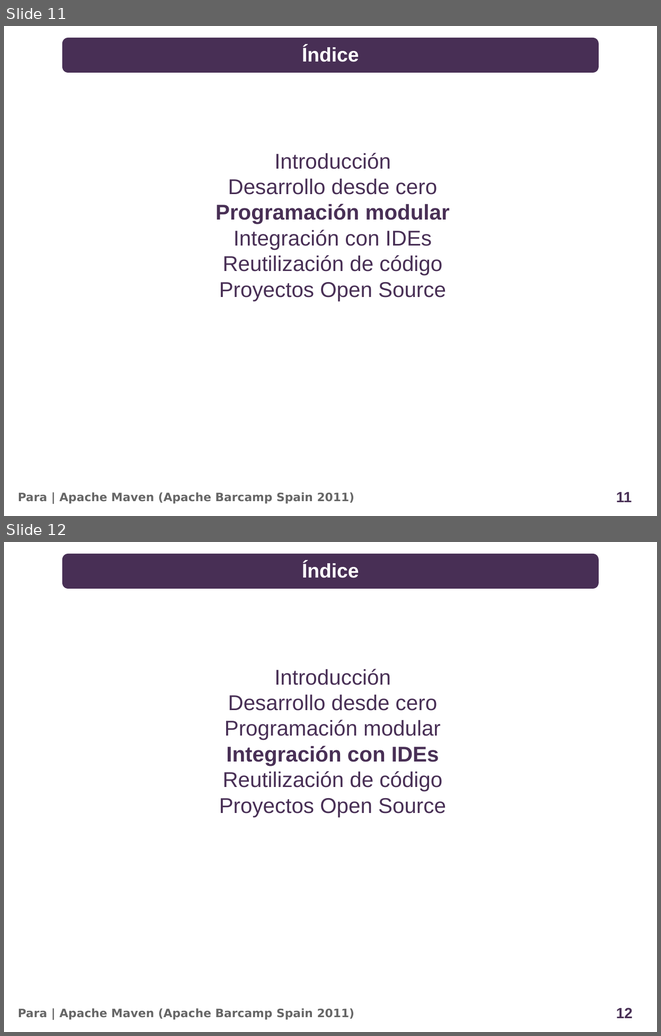
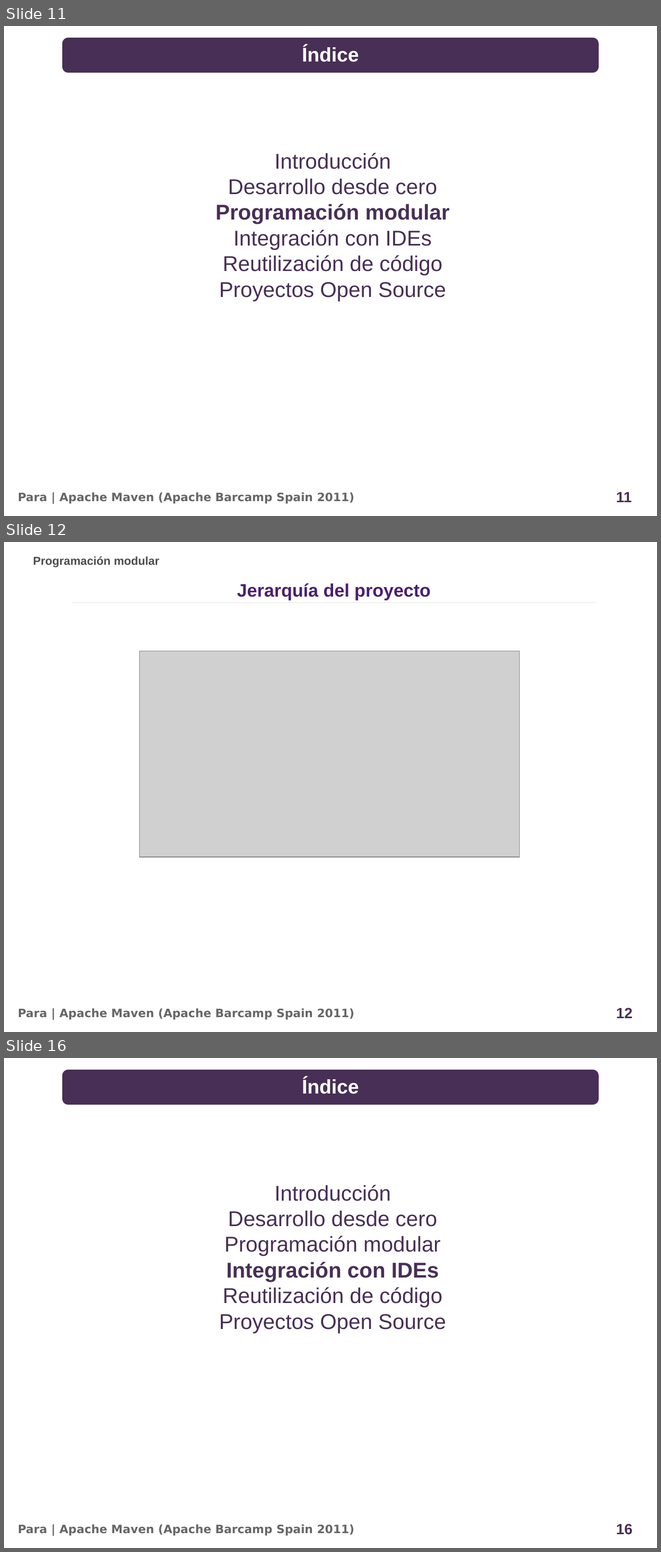
Before and after one commit to alediator/barcamp-maven, a slide deck: doc/slideshare.odp. Shown one above the other, each under a label of ours: slides 11 and 12 before the commit, slides 11, 12 and 16 after it; the slides between them are not shown. The pictures are 661x1036 and 661x1552 pixels, drawn with LibreOffice and Linux fonts; fonts in the diff are those of the drawing; grey boxes stand for pictures; background and template pictures are left out. Boxes give left, top, right and bottom in pixels: in the first picture for what was removed or moved away, otherwise in the second. Text is boxed around its words. In the diff, an @@ line names an element or a change of style, - is before the commit and + after.

```diff
--- a/doc/slideshare.odp
+++ b/doc/slideshare.odp
@@ slide 12 added at (4,542,657,1032), background #FFFFFF; not listed: 2 template elements that a slide beside it also shows @@
@@ text added at (33,556,159,567), 14 pt, text #4C4C4C, bold @@
+Programación modular
@@ text added at (237,583,431,600), 22 pt, text #4B1F6F, bold @@
+Jerarquía del proyecto
@@ line added from (71, 602) to (597, 602), #E6E6E6 0 pt @@
@@ picture added at (140,651,520,857) @@
@@ what was slide 12 is now slide 16 @@
@@ page number at (616,1523,633,1534): text changed @@
-12
+16
```
Also in this commit, not shown: 5 other slides added.
